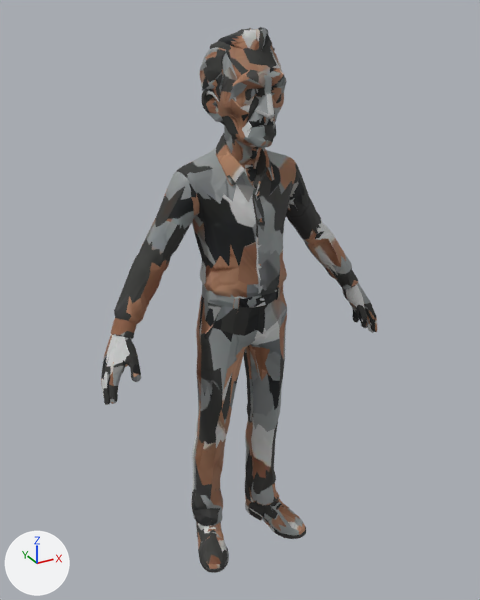
What one commit did to the glTF model public/models/albuquerque/hector.glb.
The view is the same before and after, from a camera (50 mm lens) standing at (-0.934, -1.666, 1.776) and looking at (0.0, 0.033, 0.927). Lighting does not change. The marker at lower left points along +X, +Y and +Z. The first picture is the older version. Where no turn or scale is listed for an object, it has been applied to the vertices. Vertices at exactly the same position are counted once.

Objects in the first picture: 'char1'.
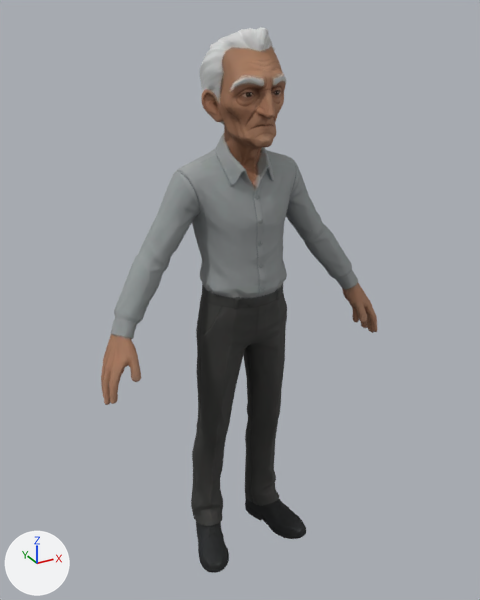
Changed parts and their boxes (x1, y1, x2, y2) in the pictures (480 x 600 px; the box of a moved part takes in the faces that stretch with it):
```json
{"part": 1, "of": "me_mesh_0", "change": "moved or reshaped", "before": [102, 36, 377, 404], "after": [102, 36, 377, 404]}
{"part": 2, "of": "me_mesh_0", "change": "moved or reshaped", "before": [198, 487, 306, 573], "after": [195, 487, 306, 573]}
{"part": 3, "of": "me_mesh_0", "change": "surface changed", "before": [101, 28, 377, 572], "after": [101, 28, 377, 572]}
```

The change, as JSON lines over the scene's bpy script:
```json
{"block": "me_mesh_0", "where": "me_mesh_0.from_pydata(...)  # 6221 vertices, 12440 faces; spans x -0.49..0.49, y -0.14..0.15, z 0.0..1.73"}
{"block": "me_mesh_0", "where": "# used by ob_char1; location = (0.0, 0.0, 0.0)"}
{"block": "me_mesh_0", "change": "me_mesh_0 part 1: 295 vertices moved within x -0.48..0.48, y -0.14..0.13, z 0.74..1.73"}
{"block": "me_mesh_0", "change": "me_mesh_0 part 2: 41 vertices moved within x -0.19..0.2, y -0.13..0.14, z 0.0..0.1"}
{"block": "me_mesh_0", "change": "me_mesh_0 part 3: 9298 kept faces spanning x -0.49..0.49, y -0.14..0.15, z 0.0..1.73 get new texture (UV) coordinates"}
```
